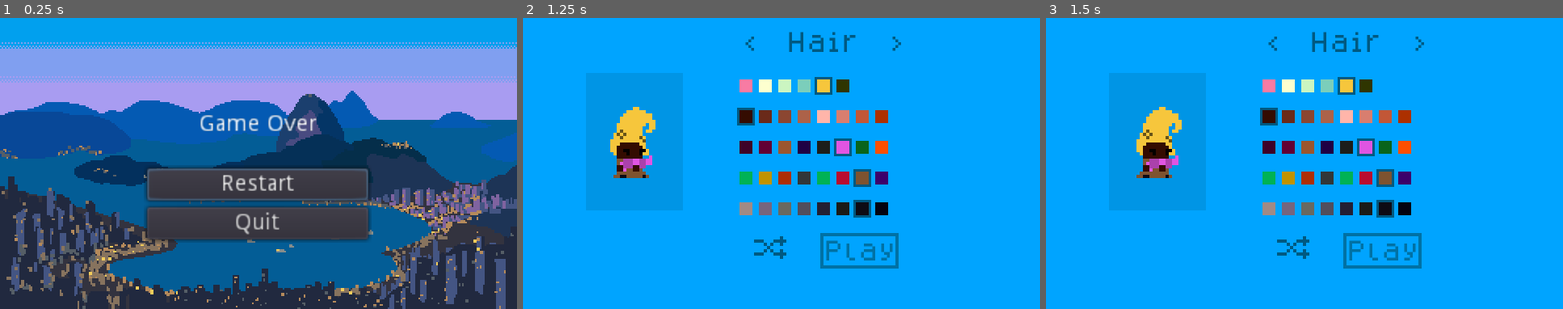
Above: before the commit, frames 1-3 (left to right).
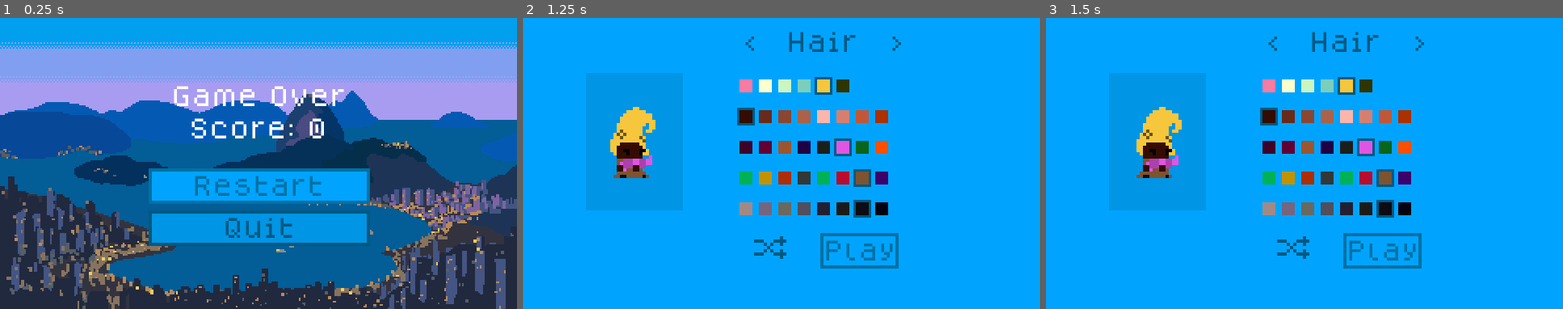
Above: after the commit, the same moments.

Repository: hamiltonromualdo/bring-ur-glam
Game: Godot game, scene res://src/UserInterface/GameOverScreen.tscn
Same seed, same stepped clock (60 frames per second), same inputs: the game is played once before the commit and once after it. This scene is started directly instead of the project's main scene. Sound files missing from this copy of the repository are replaced by a short silence.
Inputs:
- Up to frame 1 (0.25 s): no input
- Up to frame 2 (1.25 s): click "Restart" at 0.5 s
- Up to frame 3 (1.5 s): click "Play" at 1.25 s

The runs differ from the first frame. In frame 1, 13% of the frame differs, in the area x 27-72%, y 23-79%; in frame 2, nothing differs; in frame 3, nothing differs.

Commit message:
Display score in game over screen

Diff:
--- a/bring_ur_glam/src/UserInterface/GameOverScreen.gd
+++ b/bring_ur_glam/src/UserInterface/GameOverScreen.gd
@@ -1,6 +1,8 @@
 extends Control
 
+onready var label = $Label
 
 func _ready():
     # Start with focus on RestartButton to allow keyboard control
-    $PauseOverlay/MarginContainer/VBoxContainer/RestartButton.grab_focus()
+    $MarginContainer/VBoxContainer/RestartButton.grab_focus()
+    label.text = label.text % PlayerData.score
--- a/bring_ur_glam/src/UserInterface/GameOverScreen.tscn
+++ b/bring_ur_glam/src/UserInterface/GameOverScreen.tscn
@@ -16,44 +16,57 @@
 "_edit_use_anchors_": false
 }
 
-[node name="PauseOverlay" type="Sprite" parent="."]
+[node name="Background" type="Sprite" parent="."]
 position = Vector2( 160, 90 )
 texture = ExtResource( 1 )
 
-[node name="Label" type="Label" parent="PauseOverlay"]
+[node name="Title" type="Label" parent="."]
 anchor_left = 0.5
 anchor_right = 0.5
-margin_left = -217.0
-margin_top = -31.0
-margin_right = -103.0
-margin_bottom = -12.0
+margin_left = -57.0
+margin_top = 39.0
+margin_right = 57.0
+margin_bottom = 58.0
 text = "Game Over"
 align = 1
 __meta__ = {
 "_edit_use_anchors_": false
 }
 
-[node name="MarginContainer" type="MarginContainer" parent="PauseOverlay"]
+[node name="Label" type="Label" parent="."]
 anchor_left = 0.5
 anchor_right = 0.5
-margin_left = -228.5
-margin_top = 3.0
-margin_right = -91.5
-margin_bottom = 80.0
+margin_left = -57.0
+margin_top = 59.0
+margin_right = 57.0
+margin_bottom = 78.0
+text = "Score: %d"
+align = 1
 __meta__ = {
 "_edit_use_anchors_": false
 }
 
-[node name="VBoxContainer" type="VBoxContainer" parent="PauseOverlay/MarginContainer"]
-margin_right = 137.0
-margin_bottom = 76.0
+[node name="MarginContainer" type="MarginContainer" parent="."]
+anchor_left = 0.5
+anchor_right = 0.5
+margin_left = -68.5
+margin_top = 93.0
+margin_right = 68.5
+margin_bottom = 170.0
 __meta__ = {
 "_edit_use_anchors_": false
 }
 
-[node name="RestartButton" parent="PauseOverlay/MarginContainer/VBoxContainer" instance=ExtResource( 3 )]
+[node name="VBoxContainer" type="VBoxContainer" parent="MarginContainer"]
+margin_right = 137.0
+margin_bottom = 77.0
+__meta__ = {
+"_edit_use_anchors_": false
+}
+
+[node name="RestartButton" parent="MarginContainer/VBoxContainer" instance=ExtResource( 3 )]
 next_scene = ExtResource( 5 )
 
-[node name="QuitButton" parent="PauseOverlay/MarginContainer/VBoxContainer" instance=ExtResource( 4 )]
+[node name="QuitButton" parent="MarginContainer/VBoxContainer" instance=ExtResource( 4 )]
 margin_top = 27.0
 margin_bottom = 50.0
